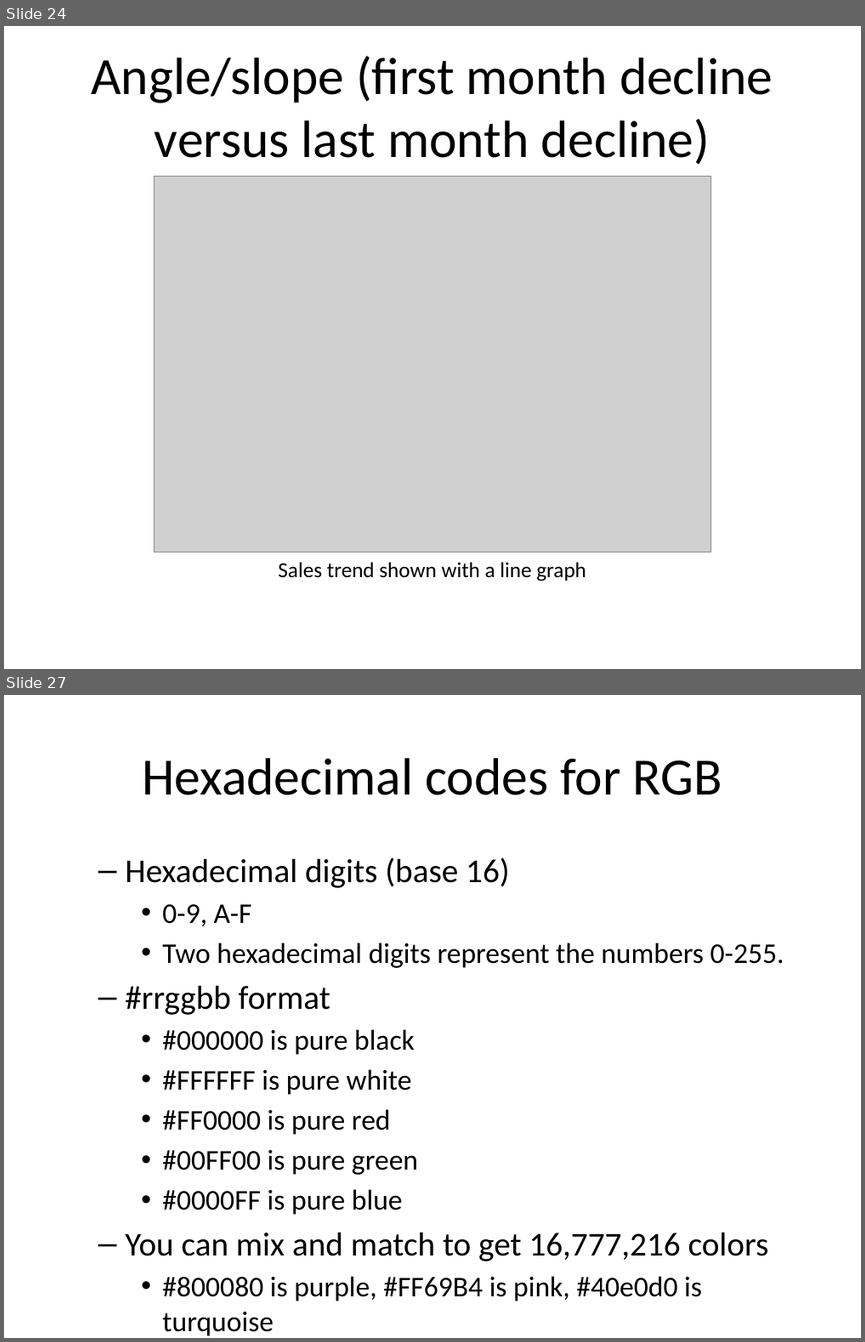
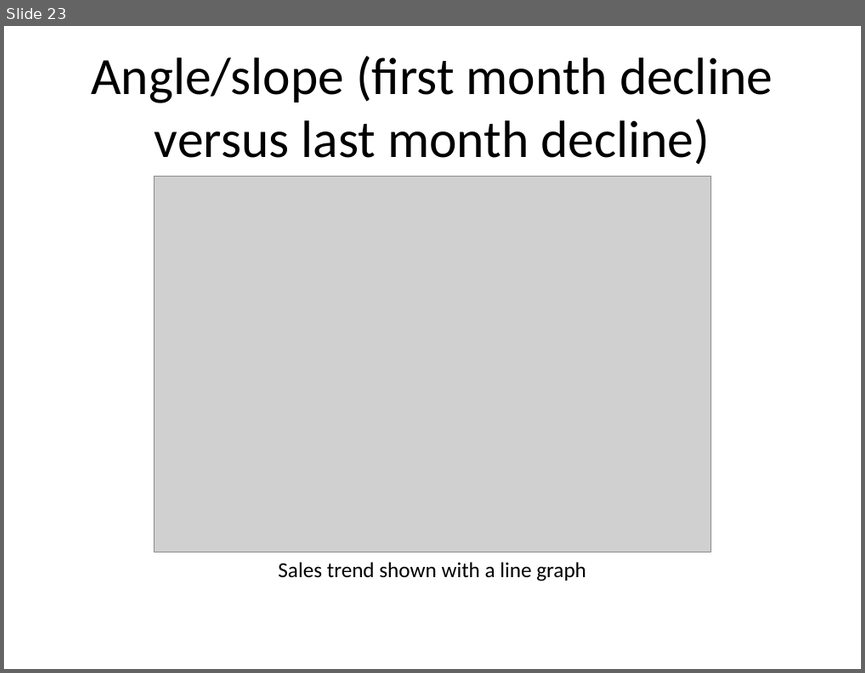
Before and after one commit to pmean/data-visualization, a slide deck: data-viz-02/src/data-visualization-02-bars.pptx. Shown one above the other, each under a label of ours: slides 24 and 27 before the commit, slide 23 after it; the slides between them are not shown. The pictures are 865x1342 and 865x673 pixels, drawn with LibreOffice and Linux fonts; fonts in the diff are those of the drawing; grey boxes stand for pictures. Boxes give left, top, right and bottom in pixels: in the first picture for what was removed or moved away, otherwise in the second. Text is boxed around its words. In the diff, an @@ line names an element or a change of style, - is before the commit and + after.

```diff
--- a/data-viz-02/src/data-visualization-02-bars.pptx
+++ b/data-viz-02/src/data-visualization-02-bars.pptx
@@ slide 27 removed at (4,695,861,1338), background #FFFFFF @@
@@ title removed at (142,758,722,795) @@
-Hexadecimal codes for RGB
@@ text removed at (125,857,784,1336) @@
-  – Hexadecimal digits (base 16)
-    • 0-9, A-F
-    • Two hexadecimal digits represent the numbers 0-255.
-  – #rrggbb format
-    • #000000 is pure black
-    • #FFFFFF is pure white
-    • #FF0000 is pure red
-    • #00FF00 is pure green
-    • #0000FF is pure blue
-  – You can mix and match to get 16,777,216 colors
-    • #800080 is purple, #FF69B4 is pink, #40e0d0 is turquoise
@@ what was slide 24 is now slide 23 @@
```
Also in this commit, not shown: 16 slides changed, 5 slides added, 20 other slides removed, 47 other files.
